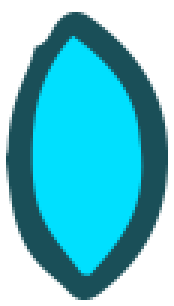
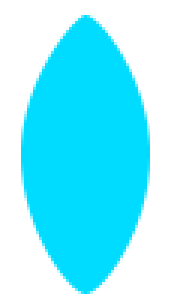
Two versions of the same layered image (174x306). Layer-by-layer changes:
removed layer "Layer 2" (was 25%) over 6, 12, 168, 300
painted on "Vector Smart Object" over 6, 12, 168, 300
removed layer "Layer 1" over 18, 24, 162, 288
